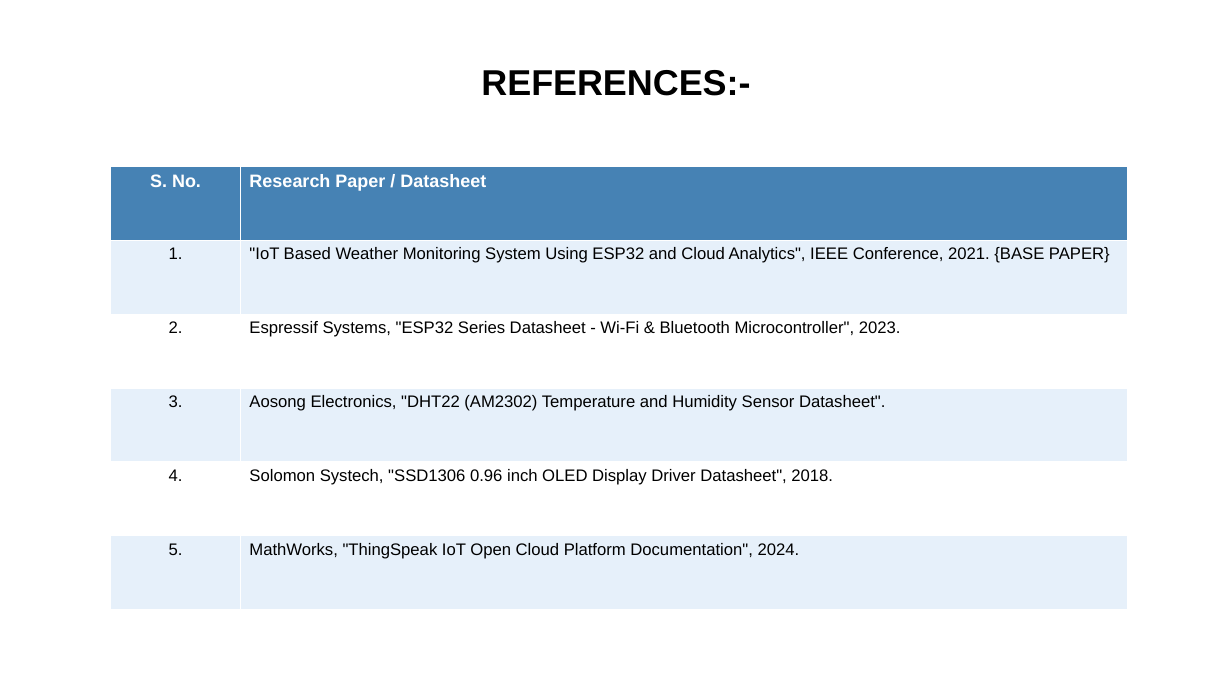
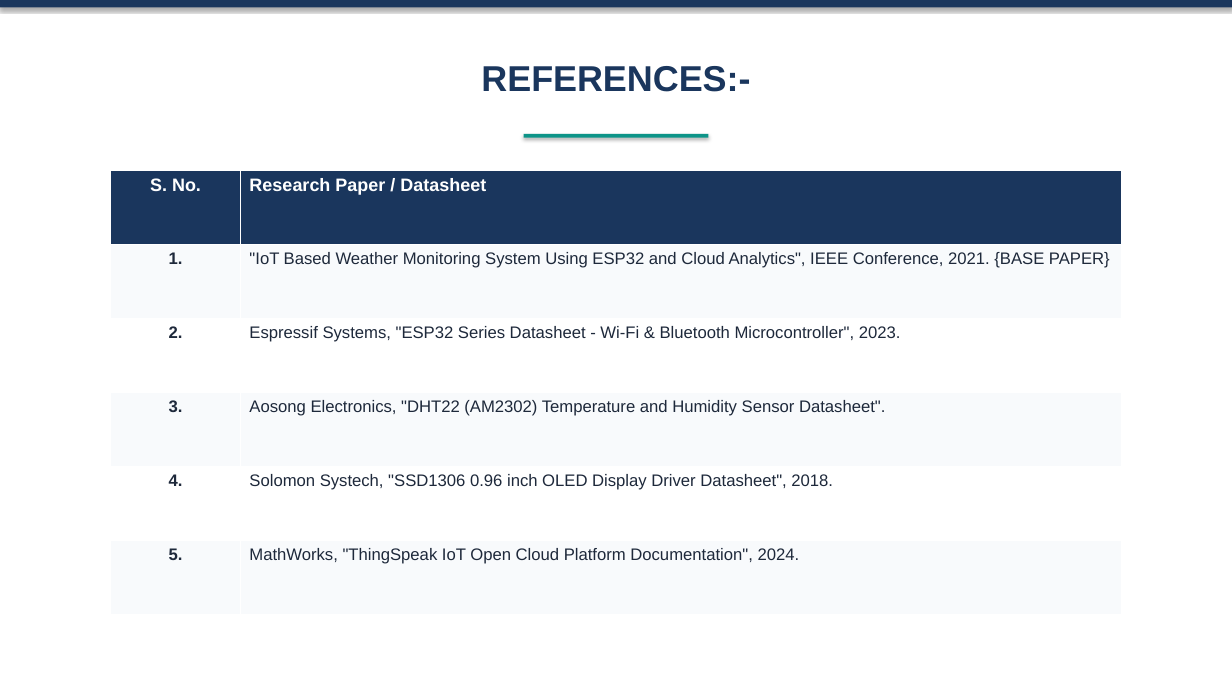
Before and after one commit to prasoon9999/smart-weather-station, a slide deck: slide 9 of Smart_Weather_Station_Presentation.pptx. Drawn at 1232x693 pixels with LibreOffice and Linux fonts; fonts in the diff are those of the drawing. Boxes give left, top, right and bottom in pixels: in the first picture for what was removed or moved away, otherwise in the second. Text is boxed around its words. In the diff, an @@ line names an element or a change of style, - is before the commit and + after.

Commit message:
docs: finalize aesthetic presentation preserving exact format and simple language

```diff
--- a/Smart_Weather_Station_Presentation.pptx
+++ b/Smart_Weather_Station_Presentation.pptx
@@ rectangle added at [0,0,1232,7], fill #1A365D @@
@@ text "REFERENCES:-" at [481,66,750,92]: text colour #000000 to #1A365D @@
@@ rectangle added at [524,134,709,138], fill #0D9488 @@
@@ table at [111,171,1121,615] @@
@@ fill #4682B4 to #1A365D in row 1 @@
@@ fill #E6F0FA to #F8FAFC in 6 cells @@
@@ text colour #000000 to #1E293B @@
@@ bold on in "1.", "2.", "3.", "4." and 1 more places @@
@@ table: place and size @@
-table at [111,166,1128,610]
+table at [111,171,1121,615]
```
Also in this commit, not shown: 9 other slides changed, 2 other files.
